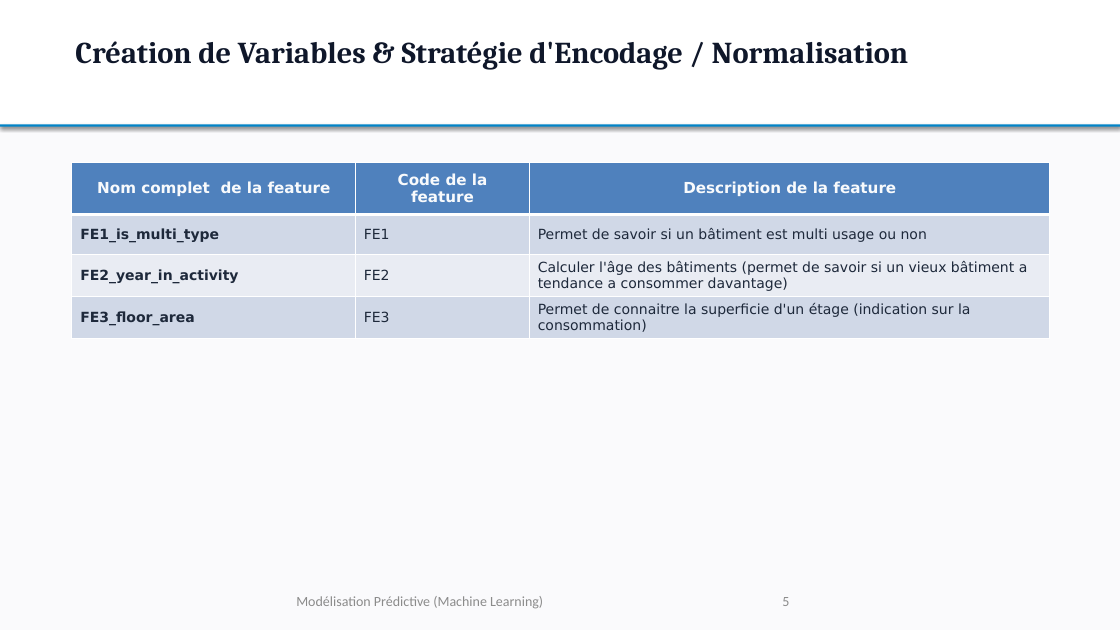
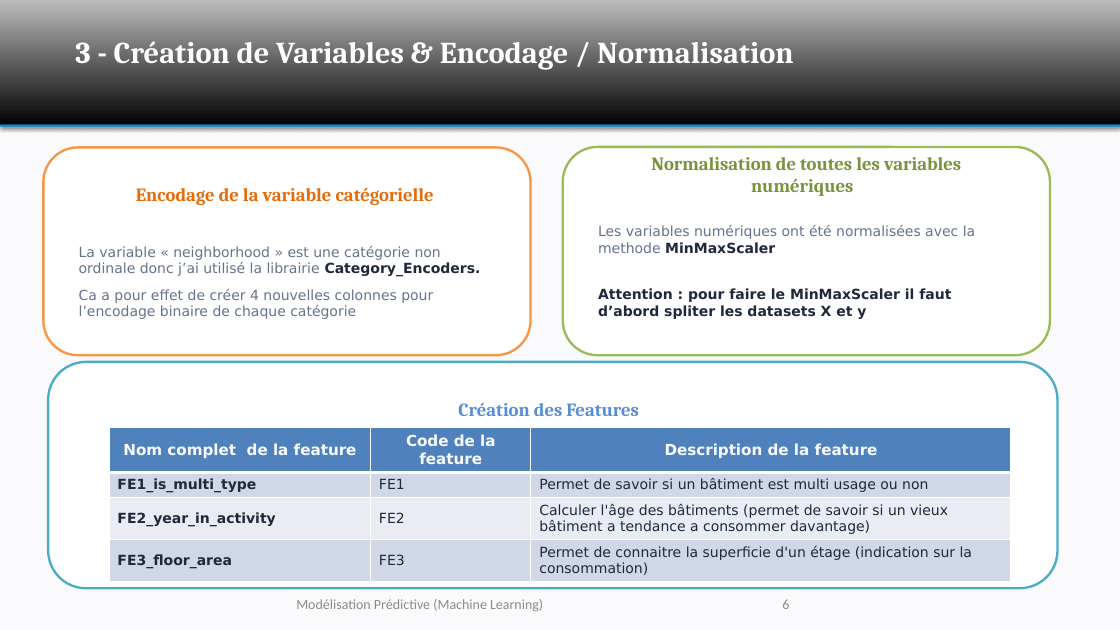
Before and after one commit to DavidRichomme/OC_P3_Anticipez_les_besoins_en_consommation_de_batiments, a slide deck: slide 6 of OC_P3_Support_Presentation.pptx (slide 5 before the commit). Drawn at 1120x630 pixels with LibreOffice and Linux fonts; fonts in the diff are those of the drawing; background and template pictures are left out. Boxes give left, top, right and bottom in pixels: in the first picture for what was removed or moved away, otherwise in the second. Text is boxed around its words. In the diff, an @@ line names an element or a change of style, - is before the commit and + after.

```diff
--- a/OC_P3_Support_Presentation.pptx
+++ b/OC_P3_Support_Presentation.pptx
@@ rectangle at <box>0,0,1120,126</box>: fill #FFFFFF to gradient #000000 to #BDBDBD @@
@@ text at <box>75,41,794,70</box>: text changed; text colour #0F172A to #FFFFFF @@
-Création de Variables & Stratégie d'Encodage / Normalisation
+3 - Création de Variables & Encodage / Normalisation
@@ rounded rectangle added at <box>44,148,531,355</box>, fill #FFFFFF, outline #F79646 2 pt, 12 pt, text #64748B @@
+Encodage de la variable catégorielle
+La variable « neighborhood » est une catégorie non ordinale donc j’ai utilisé la librairie Category_Encoders.
+Ca a pour effet de créer 4 nouvelles colonnes pour l’encodage binaire de chaque catégorie
@@ rounded rectangle added at <box>563,147,1050,355</box>, fill #FFFFFF, outline #9BBB59 2 pt, 12 pt, text #1E293B, bold @@
+Normalisation de toutes les variables numériques
+Les variables numériques ont été normalisées avec la methode MinMaxScaler
+Attention : pour faire le MinMaxScaler il faut d’abord spliter les datasets X et y
@@ rounded rectangle added at <box>48,362,1058,589</box>, fill #FFFFFF, outline #4BACC6 2 pt, 16 pt, text #558ED5, bold @@
+Création des Features
@@ table: place and size @@
-table at <box>72,163,1051,339</box>
+table at <box>109,428,1011,581</box>
@@ page number at <box>782,600,789,609</box>: text changed @@
-5
+6
```
Also in this commit, not shown: 9 other slides changed, 1 slide added, 6 other files.
